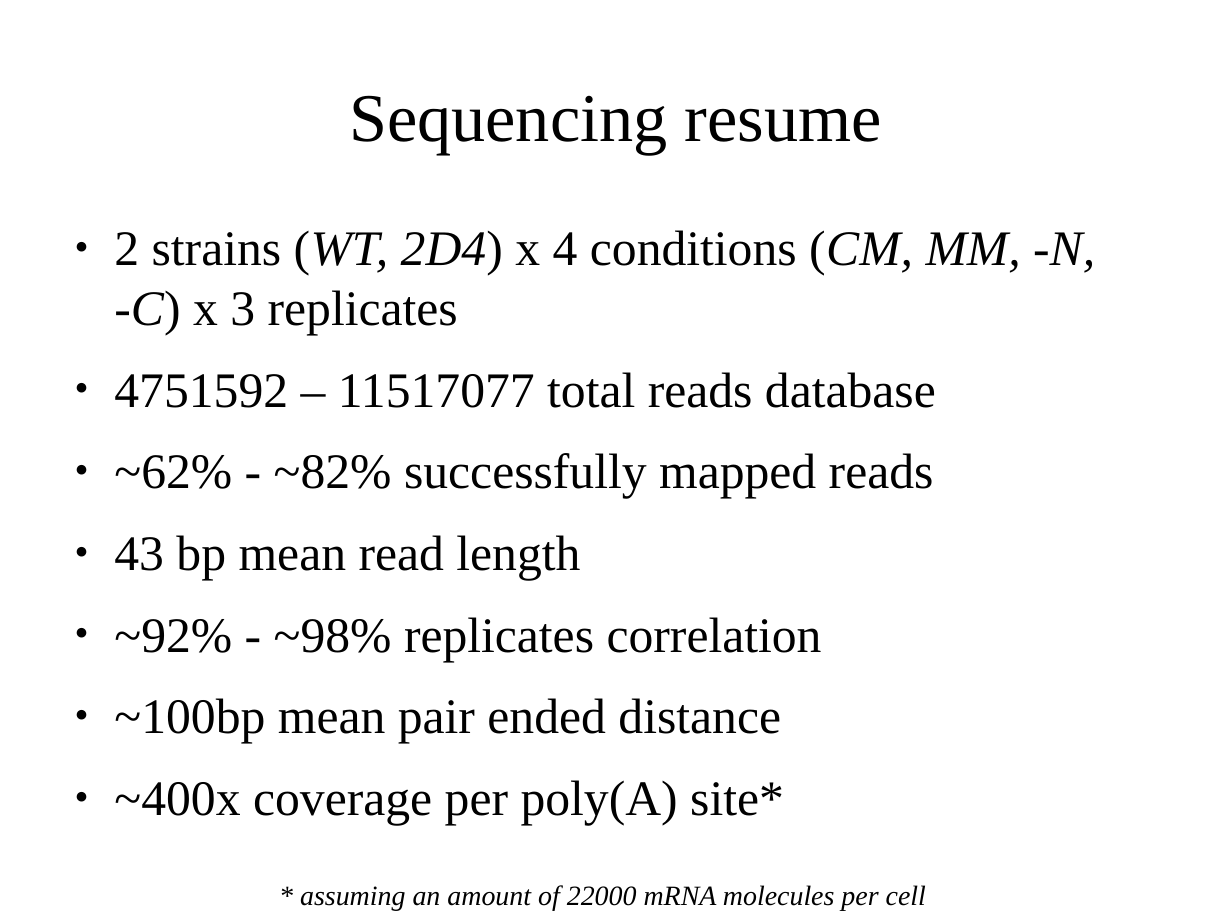
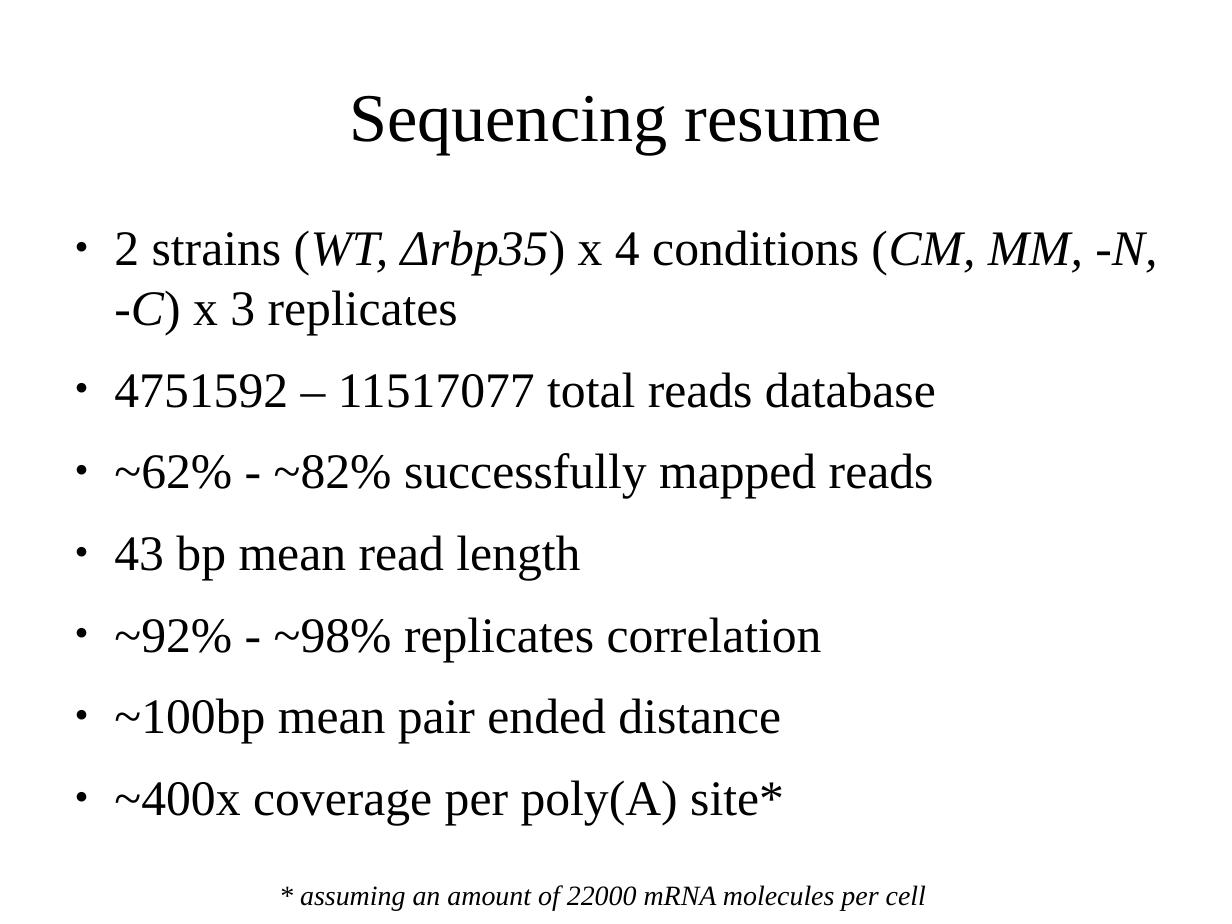
Before and after one commit to wilkinsonlab/m-oryzae-polya, a slide deck: slide 1 of doc/version_21/oryzae_presentation.odp. Drawn at 1232x924 pixels with LibreOffice and Linux fonts; fonts in the diff are those of the drawing. Boxes give left, top, right and bottom in pixels: in the first picture for what was removed or moved away, otherwise in the second. Text is boxed around its words. In the diff, an @@ line names an element or a change of style, - is before the commit and + after.

```diff
--- a/doc/version_21/oryzae_presentation.odp
+++ b/doc/version_21/oryzae_presentation.odp
@@ text at [114,230,1157,335]: text changed @@
-● 2 strains (WT, 2D4) x 4 conditions (CM, MM, -N, -C) x 3 replicates
+● 2 strains (WT, Δrbp35) x 4 conditions (CM, MM, -N, -C) x 3 replicates
```
Also in this commit, not shown: 15 other slides changed, 1 slide added, 4 other files.
